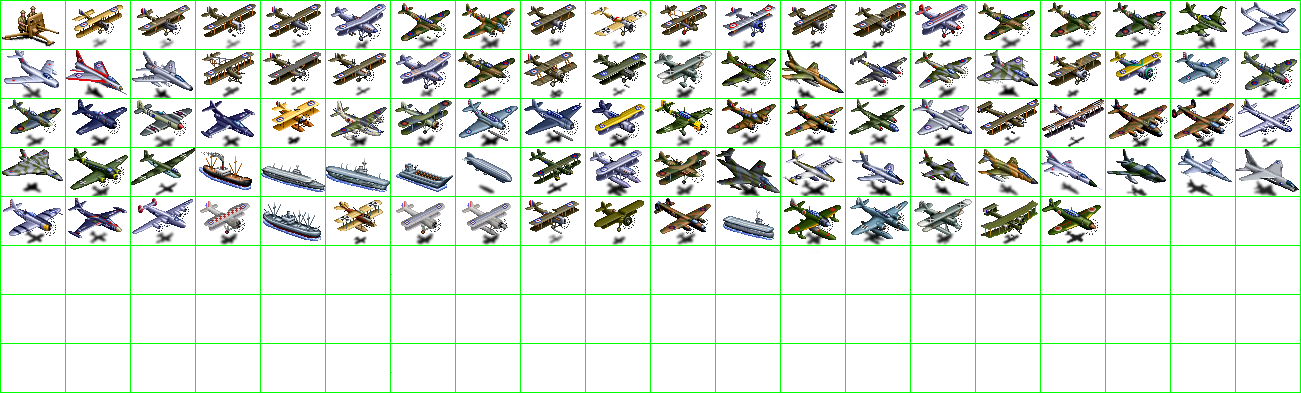
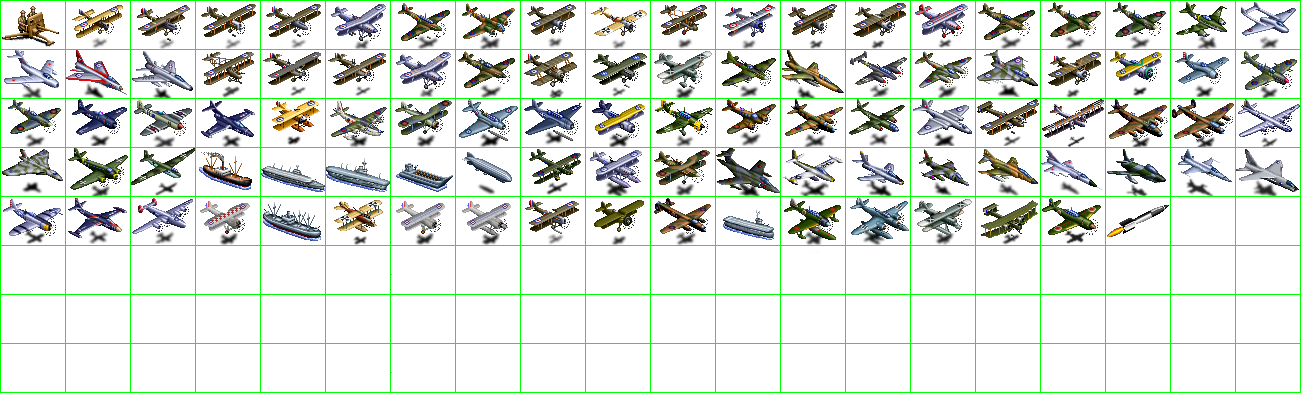
Comparing the layer stacks of the two 1301 x 393 images. Changes:
painted on "units" over 1107, 205, 1169, 237
